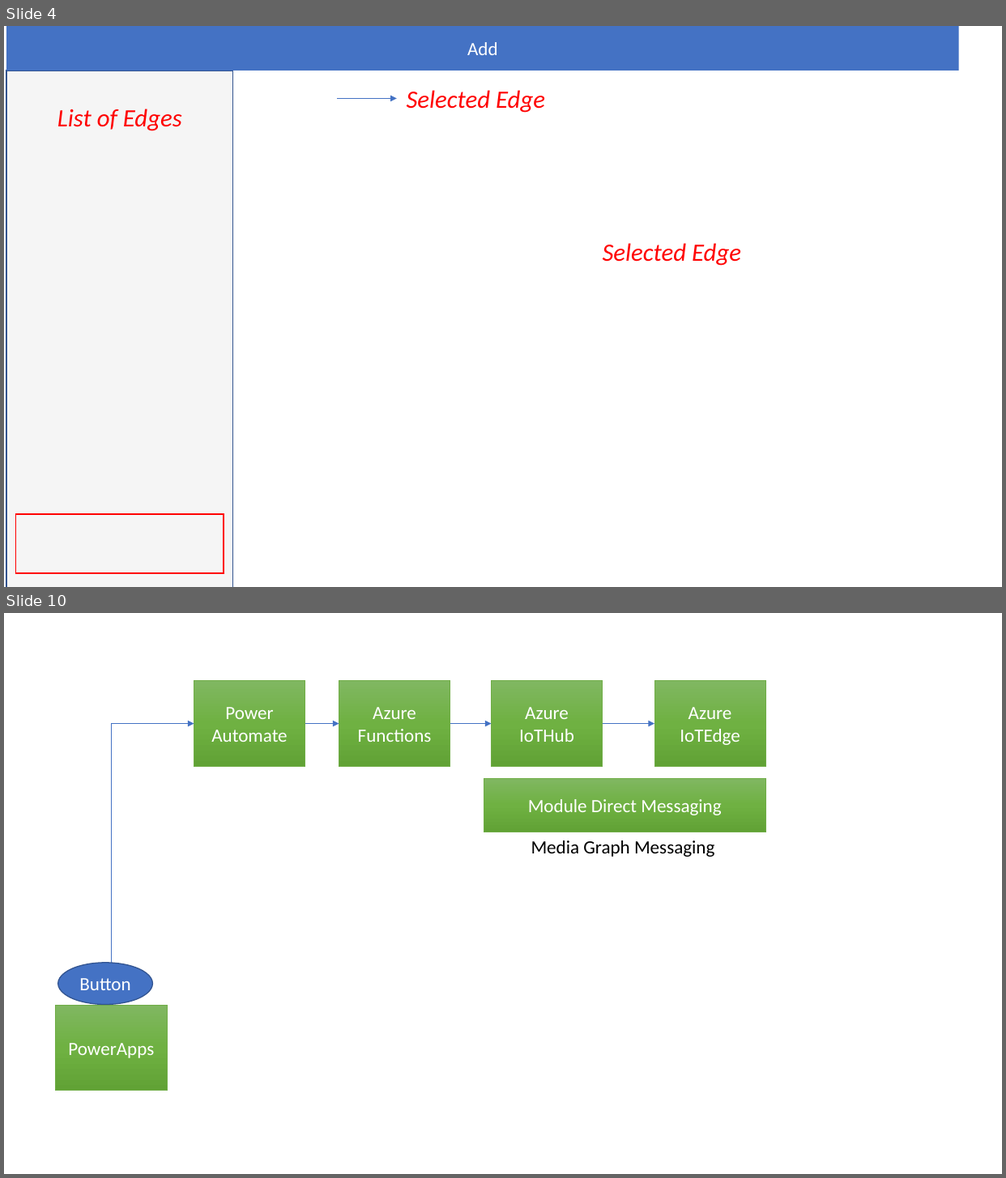
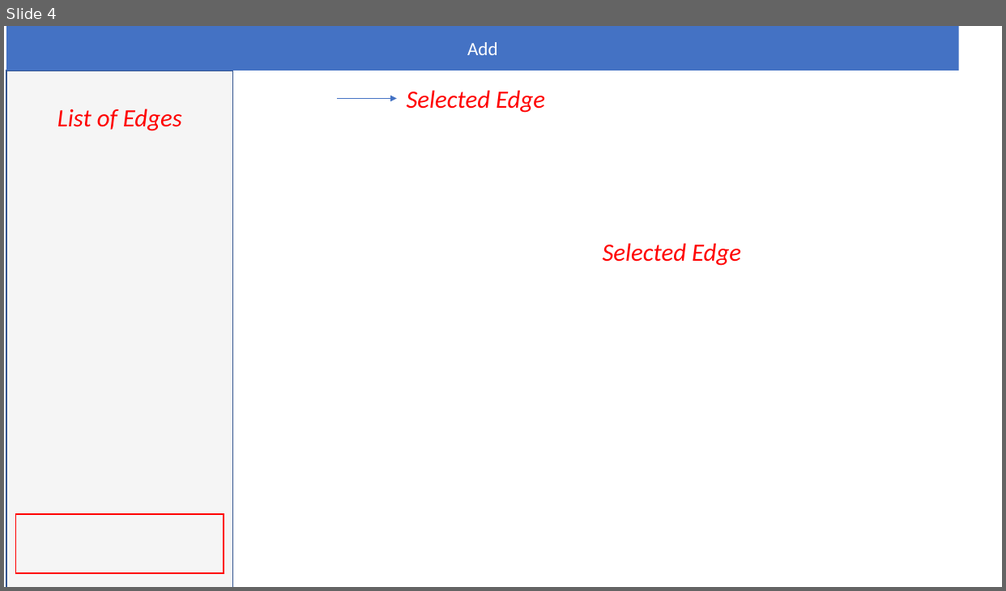
Before and after one commit to AzureIoTGBB/iot-edge-configuration-manager, a slide deck: MythicalIoT.pptx. Shown one above the other, each under a label of ours: slides 4 and 10 before the commit, slide 4 after it; the slides between them are not shown. The pictures are 1006x1178 and 1006x591 pixels, drawn with LibreOffice and Linux fonts; fonts in the diff are those of the drawing; background and template pictures are left out. Boxes give left, top, right and bottom in pixels: in the first picture for what was removed or moved away, otherwise in the second. Text is boxed around its words. In the diff, an @@ line names an element or a change of style, - is before the commit and + after.

```diff
--- a/MythicalIoT.pptx
+++ b/MythicalIoT.pptx
@@ slide 10 removed at [4, 613, 1002, 1174], background #FFFFFF @@
@@ rectangle removed at [194, 681, 305, 766] @@
-Power Automate
@@ rectangle removed at [339, 681, 450, 766] @@
-Azure Functions
@@ rectangle removed at [492, 681, 602, 766] @@
-Azure IoTHub
@@ rectangle removed at [654, 681, 765, 766] @@
-Azure IoTEdge
@@ elbow arrow removed from (111, 1005) to (194, 724) @@
@@ arrow removed from (305, 724) to (339, 724) @@
@@ arrow removed from (450, 724) to (492, 724) @@
@@ arrow removed from (602, 724) to (654, 724) @@
@@ rectangle removed at [484, 778, 765, 832] @@
-Module Direct Messaging
@@ text removed at [531, 841, 714, 857] @@
-Media Graph Messaging
@@ ellipse removed at [58, 963, 152, 1004] @@
-Button
@@ rectangle removed at [56, 1005, 167, 1091] @@
-PowerApps
```
Also in this commit, not shown: 1 slide changed, 1 slide added, 5 other slides removed, 11 other files.
